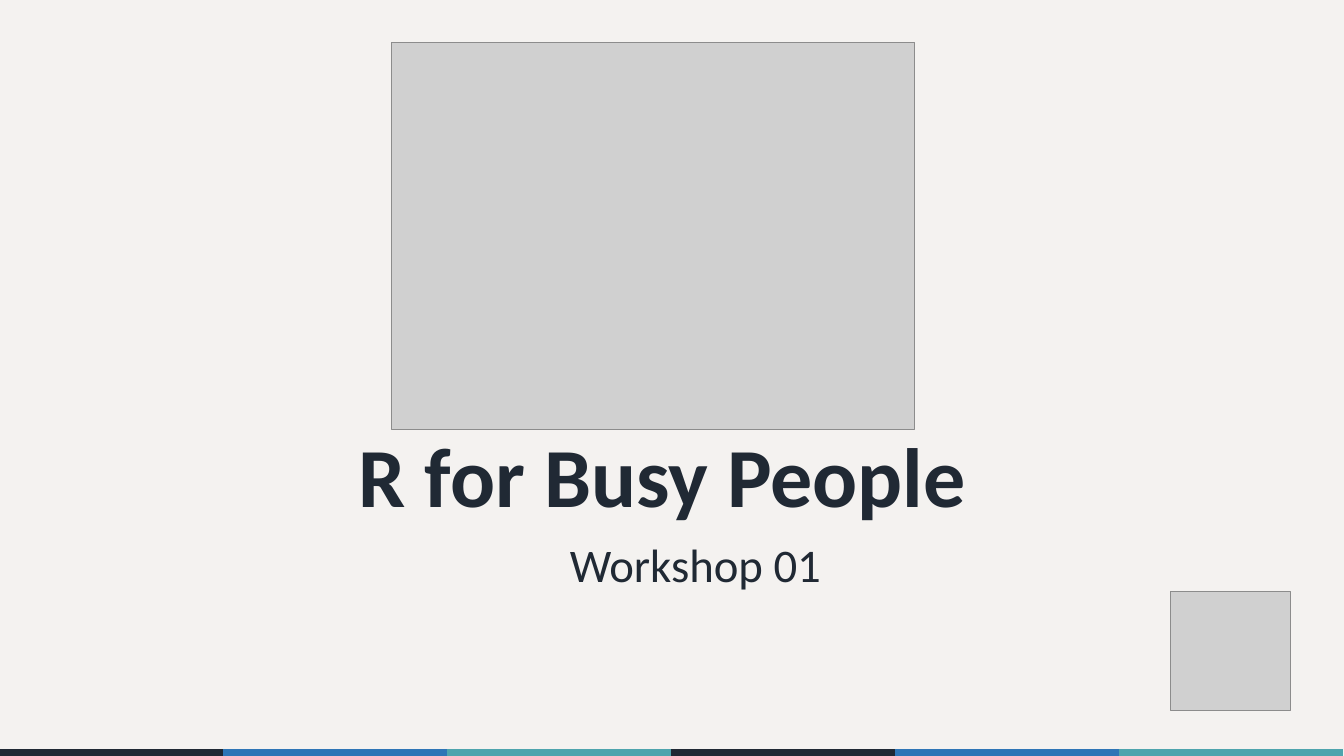
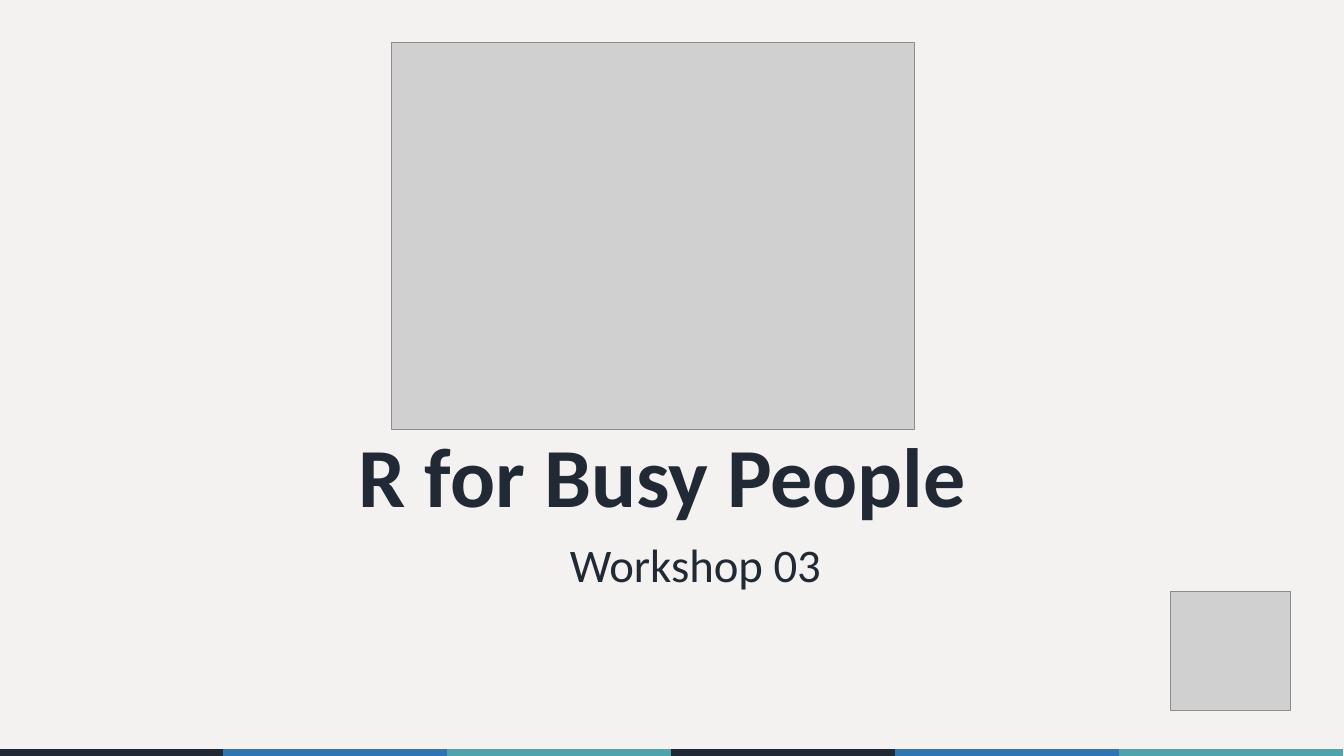
Before and after one commit to the-graph-courses/rbp_cohort_0_materials, a slide deck: slide 1 of week_03/slides/rbp_workshop_03.pptx. Drawn at 1344x756 pixels with LibreOffice and Linux fonts; fonts in the diff are those of the drawing; grey boxes stand for pictures. Boxes give left, top, right and bottom in pixels: in the first picture for what was removed or moved away, otherwise in the second. Text is boxed around its words. In the diff, an @@ line names an element or a change of style, - is before the commit and + after.

Commit message:
minor update on slides

```diff
--- a/week_03/slides/rbp_workshop_03.pptx
+++ b/week_03/slides/rbp_workshop_03.pptx
@@ subtitle at <box>570,549,821,590</box>: text changed @@
-Workshop 01
+Workshop 03
```
Also in this commit, not shown: 5 other files.
